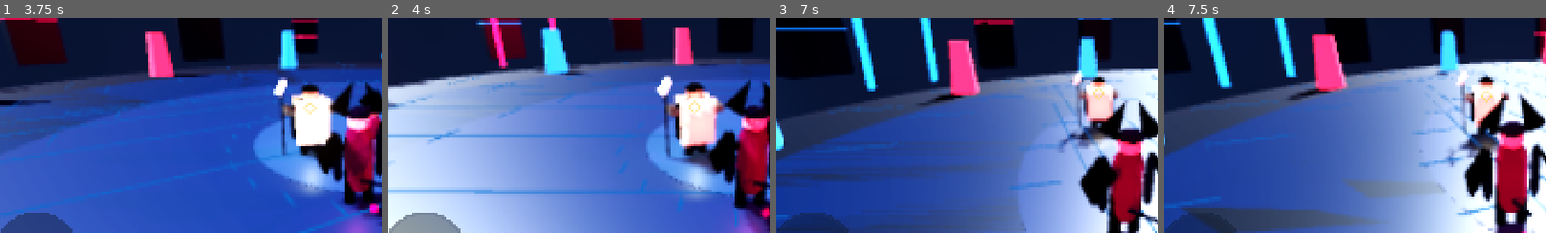
Above: before the commit, frames 1-4 (left to right).
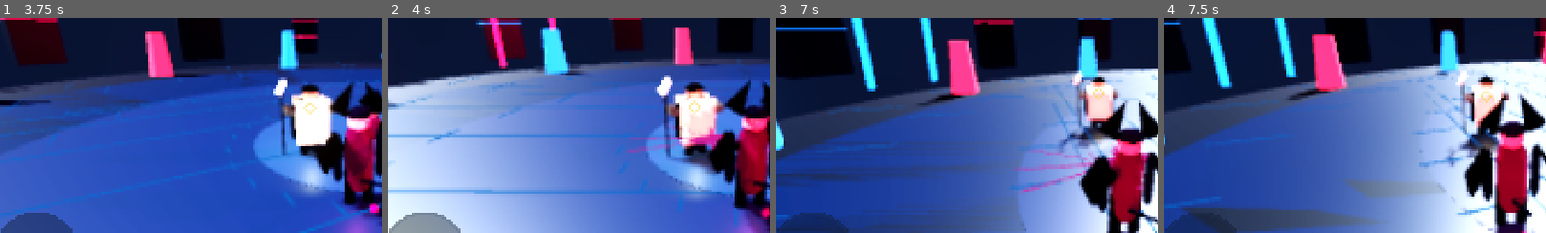
Above: after the commit, the same moments.

Repository: psgkri-design/AnimeArenaFighter
Game: Godot game, scene res://scenes/main.tscn
The game is run twice, just before and just after one commit, with the same random seed, the same clock (stepped at 60 frames per second) and the same inputs.
Inputs (mouse positions are % of the whole screen's width and height, from its top left):
- Up to frame 1 (3.75 s): click "AI: NORMAL" at 0.5 s; click "START BATTLE" at 1.25 s; drag from (11, 79) to (60, 28) at 2.02 s; drag from (30, 55) to (45, 70) at 2.77 s; move the mouse to (60, 28) at 3.52 s; hold D (move_right) from 3.53 s (still down); tap U (ultimate) at 3.6 s
- Up to frame 2 (4 s): keep holding D (move_right); tap J (attack) at 3.8 s
- Up to frame 3 (7 s): release D (move_right) at 4.25 s; drag from (45, 70) to (20, 35) at 4.27 s; move the mouse to (80, 65) at 5.02 s; hold A (move_left) 5.03-5.75 s; hold I (block) 5.03-5.75 s; tap Space (jump) at 5.27 s; tap U (ultimate) at 5.3 s; drag from (20, 35) to (35, 25) at 5.77 s; move the mouse to (55, 50) at 6.52 s; hold S (move_back) from 6.53 s (still down); tap K (heavy) at 6.6 s; click (55, 50) at 6.67 s
- Up to frame 4 (7.5 s): release S (move_back) at 7.25 s; drag from (35, 25) to (30, 55) at 7.27 s
The pictures show only the part of the screen within x 6-56%, y 24-74%; the shares and areas given below are measured in that part.

Frame 1 is identical in both runs. In frame 2, 1.0% of the frame differs, in the area x 62-92%, y 48-63%; in frame 3, 1.2%, in the area x 62-98%, y 58-82%; in frame 4, nothing differs.

Commit message:
feat: add weapon trails and ultimate aura

Diff:
--- a/scripts/fighter.gd
+++ b/scripts/fighter.gd
@@ -66,6 +66,8 @@
 var last_animation: StringName = &""
 var hit_reaction_toggle: bool = false
 var visual_phase: float = 0.0
+var attack_trail_timer: float = 0.0
+var aura_pulse_timer: float = 0.0
 
 func configure(p_variant: int, p_is_ai: bool, p_ai_level: int = 1) -> void:
     variant = clampi(p_variant, 0, Roster.count() - 1)
@@ -568,7 +570,12 @@
     stun_timer=maxf(0.0,stun_timer-delta); block_parry_timer=maxf(0.0,block_parry_timer-delta)
     ai_timer=maxf(0.0,ai_timer-delta); ai_block_timer=maxf(0.0,ai_block_timer-delta)
     combo_window=maxf(0.0,combo_window-delta)
+    attack_trail_timer=maxf(0.0,attack_trail_timer-delta)
+    aura_pulse_timer=maxf(0.0,aura_pulse_timer-delta)
     for i in range(4): skill_cooldowns[i]=maxf(0.0,skill_cooldowns[i]-delta)
+    if ultimate >= 72.0 and aura_pulse_timer <= 0.0 and state != State.DEAD:
+        aura_pulse_timer = lerpf(0.42, 0.20, clampf((ultimate - 72.0) / 28.0, 0.0, 1.0))
+        combat_fx.emit("aura", global_position + Vector3.UP * 0.95, Vector3.UP, fighter_color, lerpf(0.28, 0.62, ultimate / 100.0))
     if state != State.BLOCK: stamina=minf(max_stamina,stamina+20.0*delta)
     if combo_window<=0.0 and current_attack.is_empty(): combo_step=0
 
@@ -658,7 +665,13 @@
     var startup:float=float(current_attack.get("startup",0.1))
     var active:float=float(current_attack.get("active",0.1))
     var recovery:float=float(current_attack.get("recovery",0.2))
-    if attack_timer>=startup and attack_timer<=startup+active and not attack_hit_done:_attempt_hit()
+    if attack_timer>=startup and attack_timer<=startup+active:
+        if attack_trail_timer <= 0.0:
+            attack_trail_timer = 0.045
+            var attack_strength: float = 1.45 if String(current_attack.get("anim_kind","")) in ["heavy","ultimate"] else 0.88
+            combat_fx.emit("slash", _combat_fx_origin(), -global_transform.basis.z, fighter_color, attack_strength)
+        if not attack_hit_done:
+            _attempt_hit()
     if attack_timer>=startup+active+recovery: current_attack={}; attack_timer=0.0; state=State.IDLE
 
 func _attempt_hit()->void:
--- a/scripts/projectile.gd
+++ b/scripts/projectile.gd
@@ -8,6 +8,9 @@
 var knockback := 8.0
 var color := Color(0.15, 0.75, 1.0)
 var velocity := Vector3.ZERO
+var visual_root: Node3D
+var orbit_a: MeshInstance3D
+var orbit_b: MeshInstance3D
 
 func configure(p_source, p_target, p_color: Color, p_damage := 85.0) -> void:
     source = p_source
@@ -21,6 +24,9 @@
     monitoring = true
     monitorable = true
 
+    visual_root = Node3D.new()
+    add_child(visual_root)
+
     var mesh_instance := MeshInstance3D.new()
     var sphere := SphereMesh.new()
     sphere.radius = 0.32
@@ -30,7 +36,29 @@
     material.shader = load("res://shaders/energy.gdshader")
     material.set_shader_parameter("energy_color", color)
     mesh_instance.material_override = material
-    add_child(mesh_instance)
+    visual_root.add_child(mesh_instance)
+
+    orbit_a = MeshInstance3D.new()
+    var ring_mesh_a := CylinderMesh.new()
+    ring_mesh_a.top_radius = 0.52
+    ring_mesh_a.bottom_radius = 0.52
+    ring_mesh_a.height = 0.035
+    ring_mesh_a.radial_segments = 16
+    orbit_a.mesh = ring_mesh_a
+    orbit_a.material_override = material
+    orbit_a.rotation_degrees = Vector3(90,0,0)
+    visual_root.add_child(orbit_a)
+
+    orbit_b = MeshInstance3D.new()
+    var ring_mesh_b := CylinderMesh.new()
+    ring_mesh_b.top_radius = 0.44
+    ring_mesh_b.bottom_radius = 0.44
+    ring_mesh_b.height = 0.025
+    ring_mesh_b.radial_segments = 12
+    orbit_b.mesh = ring_mesh_b
+    orbit_b.material_override = material
+    orbit_b.rotation_degrees = Vector3(0,0,90)
+    visual_root.add_child(orbit_b)
 
     var glow := OmniLight3D.new()
     glow.light_color = color
@@ -64,6 +92,11 @@
 
     global_position += velocity * delta
     rotate_y(delta * 7.0)
+    if visual_root != null:
+        visual_root.rotation.x += delta * 7.5
+        visual_root.rotation.z += delta * 5.2
+        var pulse: float = 1.0 + sin(Time.get_ticks_msec() * 0.018) * 0.08
+        visual_root.scale = Vector3.ONE * pulse
 
 func _on_area_entered(area: Area3D) -> void:
     var other = area.get_meta("fighter", null)
Not shown, changed: CHANGELOG_GAME.md
